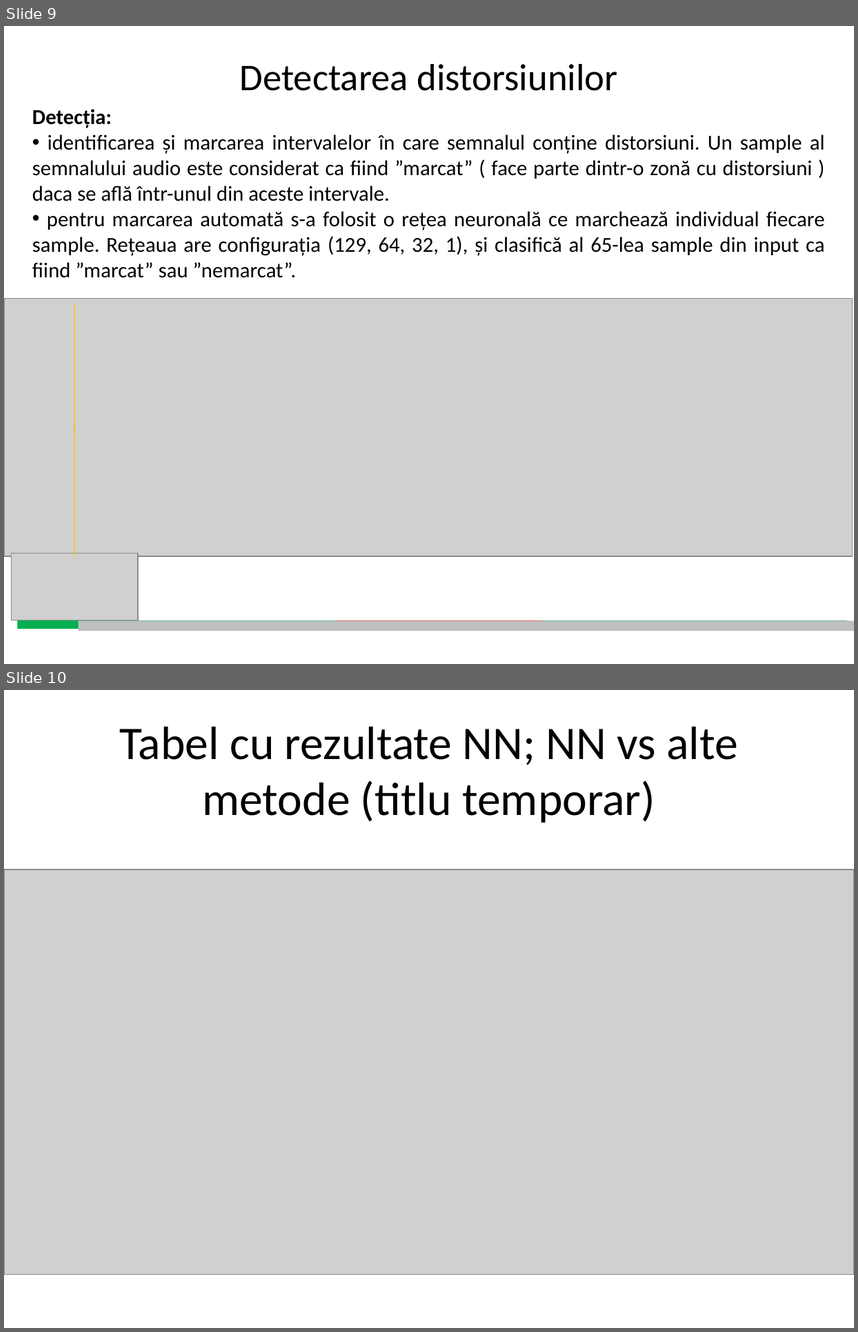
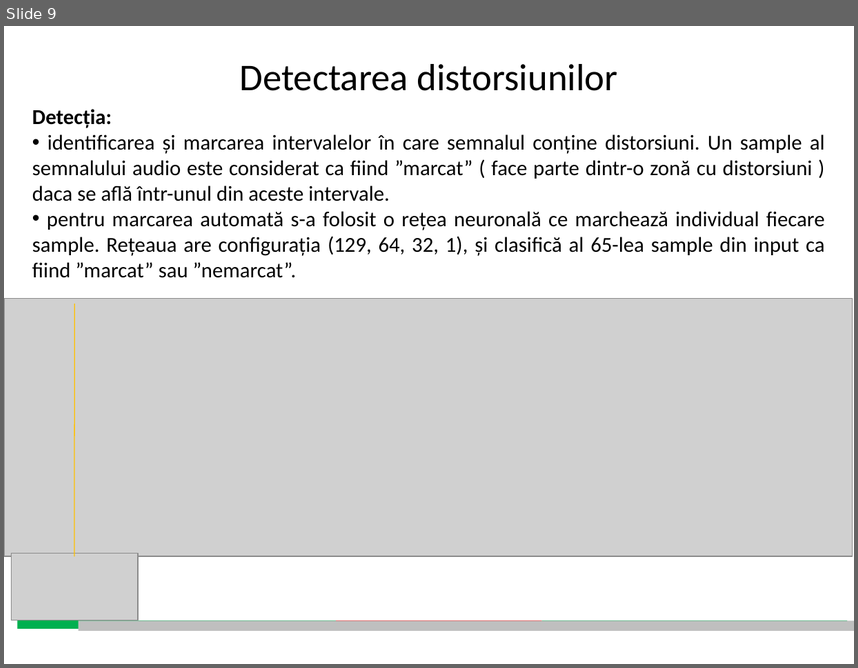
Before and after one commit to DrimbaAlexandru/Discuri, a slide deck: docs/Prezentare.pptx. Shown one above the other, each under a label of ours: slides 9 and 10 before the commit, slide 9 after it. The pictures are 858x1332 and 858x668 pixels, drawn with LibreOffice and Linux fonts; fonts in the diff are those of the drawing; grey boxes stand for pictures. Boxes give left, top, right and bottom in pixels: in the first picture for what was removed or moved away, otherwise in the second. Text is boxed around its words. In the diff, an @@ line names an element or a change of style, - is before the commit and + after.

```diff
--- a/docs/Prezentare.pptx
+++ b/docs/Prezentare.pptx
@@ slide 10 removed at (4, 690, 854, 1328), background #FFFFFF @@
@@ title removed at (119, 727, 739, 822) @@
-Tabel cu rezultate NN; NN vs alte metode (titlu temporar)
@@ picture removed at (4, 869, 854, 1274) @@
```
Also in this commit, not shown: 1 slide added, 14 other files.
